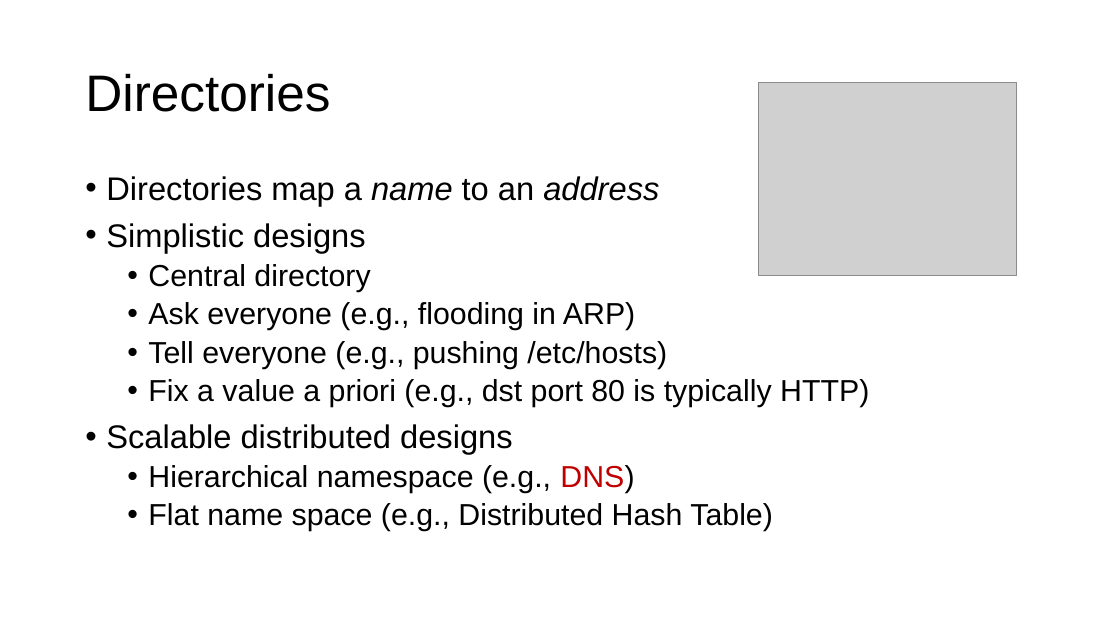
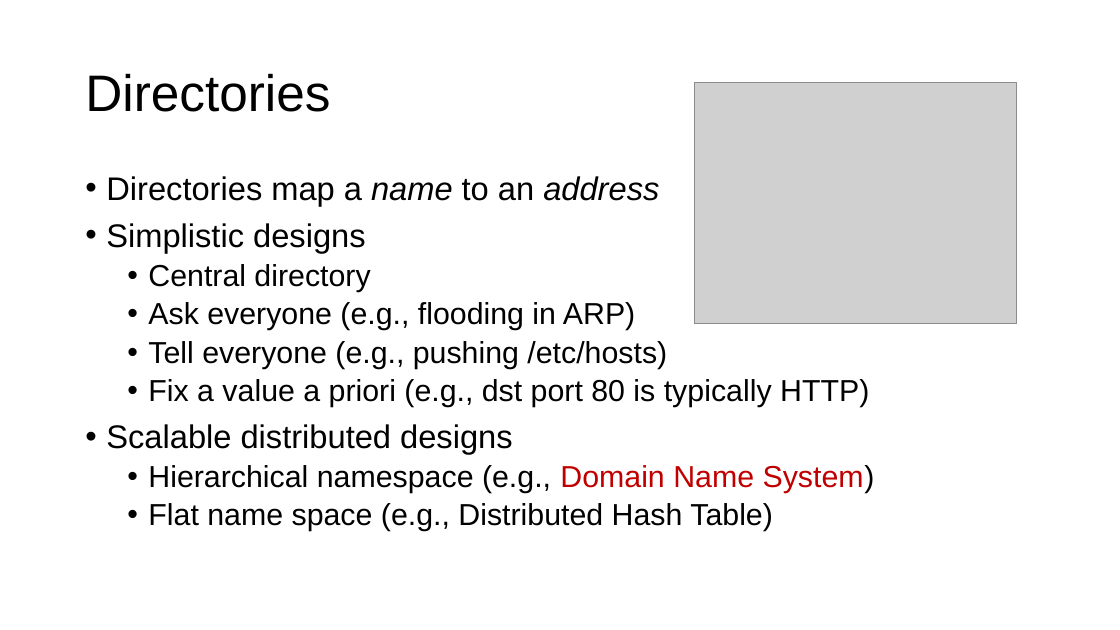
Before and after one commit to ngsrinivas/coursegen, a slide deck: slide 17 of ex/552-F19/lectures/02-architecture.pptx. Drawn at 1120x630 pixels with LibreOffice and Linux fonts; fonts in the diff are those of the drawing; grey boxes stand for pictures. Boxes give left, top, right and bottom in pixels: in the first picture for what was removed or moved away, otherwise in the second. Text is boxed around its words. In the diff, an @@ line names an element or a change of style, - is before the commit and + after.

```diff
--- a/ex/552-F19/lectures/02-architecture.pptx
+++ b/ex/552-F19/lectures/02-architecture.pptx
@@ picture resized from (x1=759, y1=82, x2=1017, y2=276) to (x1=694, y1=82, x2=1017, y2=323) @@
@@ text at (x1=148, y1=465, x2=875, y2=493): text changed @@
-  • Hierarchical namespace (e.g., DNS)
+  • Hierarchical namespace (e.g., Domain Name System)
```
Also in this commit, not shown: 8 other slides changed, 2 other files.
